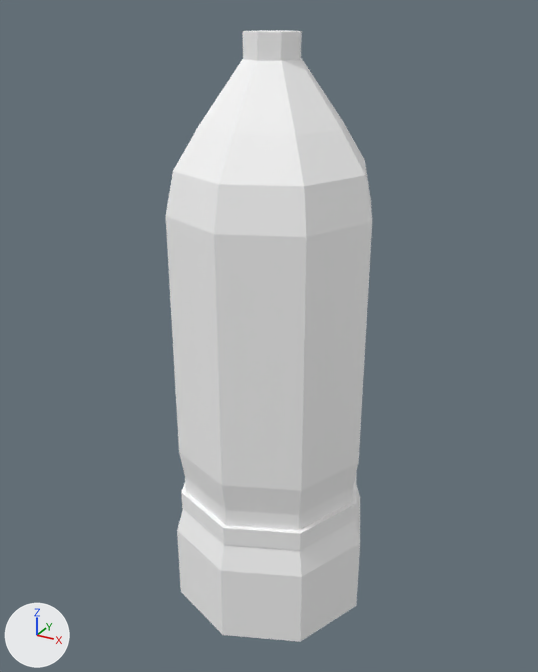
One commit to the glTF model assets/objects/Beverages/Mineral Water/Mineral Water.glb: the scene before it, then after it.
The view is the same before and after, from a 50 mm lens placed at (1.88, -3.46, 3.1), pointed at (-0.02, 0.01, 1.37). The axes (+X, +Y, +Z) are drawn at lower left. The lights are the same throughout. The older version comes first. Where no turn or scale is listed for an object, it has been applied to the vertices. Vertices at exactly the same position are counted once.
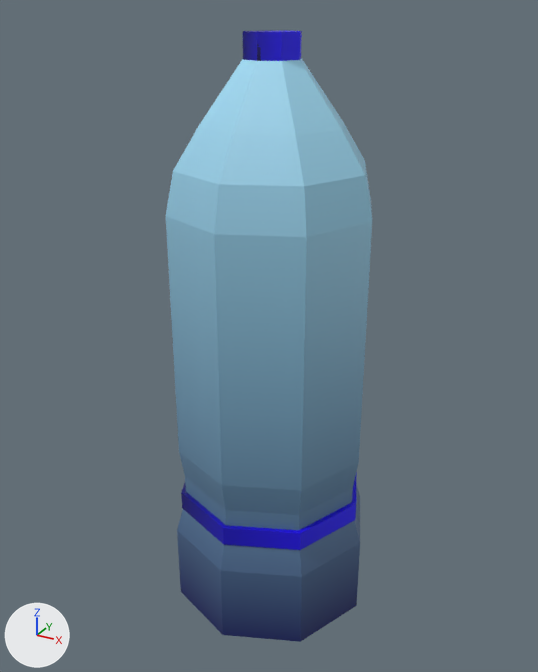
Patch to the scene script:
```diff
--- a/assets/objects/Beverages/Mineral Water/Mineral Water.glb.py
+++ b/assets/objects/Beverages/Mineral Water/Mineral Water.glb.py
@@ img_tie_mineral_water_texture @@
+img_tie_mineral_water_texture = load_image('Tie Mineral Water Texture', '_unpacked/Tie_Mineral_Water_Texture', 1024, 1024, 'sRGB')
@@ img_base_mineral_water_texture @@
+img_base_mineral_water_texture = load_image('Base Mineral Water Texture', '_unpacked/Base_Mineral_Water_Texture', 1024, 1024, 'sRGB')
@@ mat_material_001 @@
 mat_material_001 = principled_material('Material.001')
-mat_material_001.base_color = (1.0, 1.0, 1.0)  # white #ffffff
+mat_material_001.texture = img_base_mineral_water_texture
@@ mat_material_002 @@
 mat_material_002 = principled_material('Material.002')
-mat_material_002.base_color = (1.0, 1.0, 1.0)  # white #ffffff
+mat_material_002.texture = img_tie_mineral_water_texture
@@ me_cylinder @@
 me_cylinder.from_pydata(...)  # 80 vertices, 156 faces; spans x -0.61..0.61, y -0.61..0.61, z -0.61..2.62
 # used by ob_cylinder; location = (0.0, 0.0, 0.26)
+# me_cylinder part 1: texture (UV) coordinates of 156 of 156 faces, centred in x -0.55..0.55, y -0.55..0.55, z -0.61..2.62, changed; they spanned u 0.0..1.0, v 0.01..1.0 and now span u 0.0..1.0, v 0.0..0.78
 me_cylinder.materials.append(mat_material_001)
```

What differs and where, as boxes (x1, y1, x2, y2) in the pictures (538 x 672 px):
'Cylinder', surface changed (white to blue)
    both: (166, 58, 372, 642)
'Cylinder.002', surface changed (white to blue)
    both: (181, 472, 357, 550)
'Cylinder.001', surface changed (white to blue)
    both: (243, 30, 302, 61)
